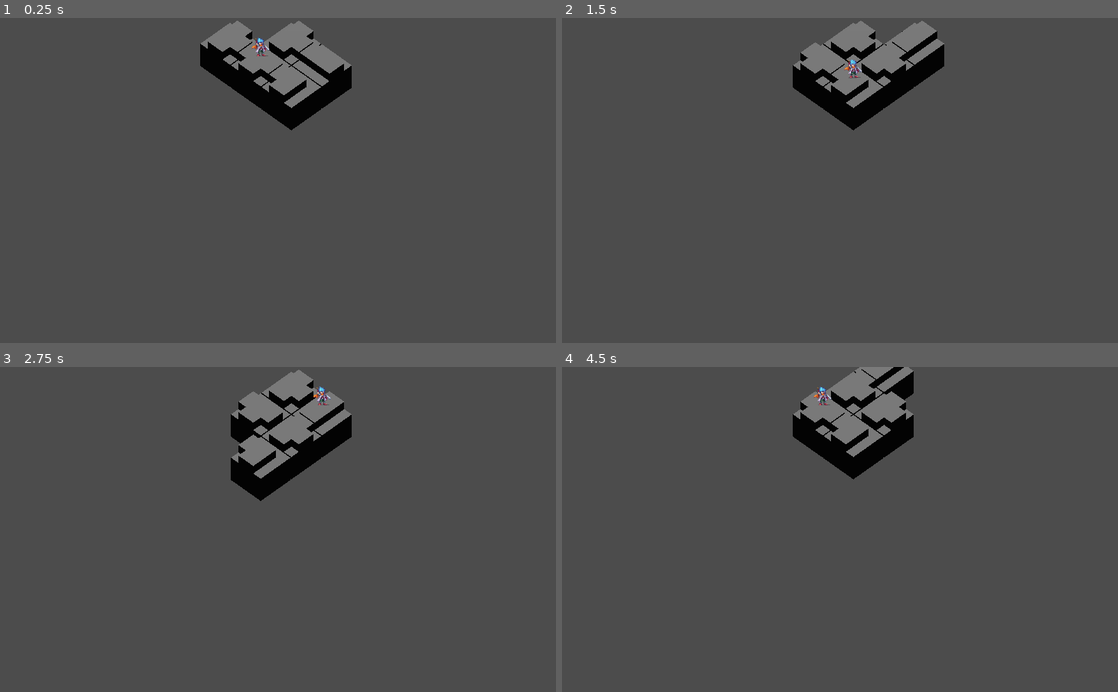
Above: before the commit, frames 1-4 (two rows, left to right).
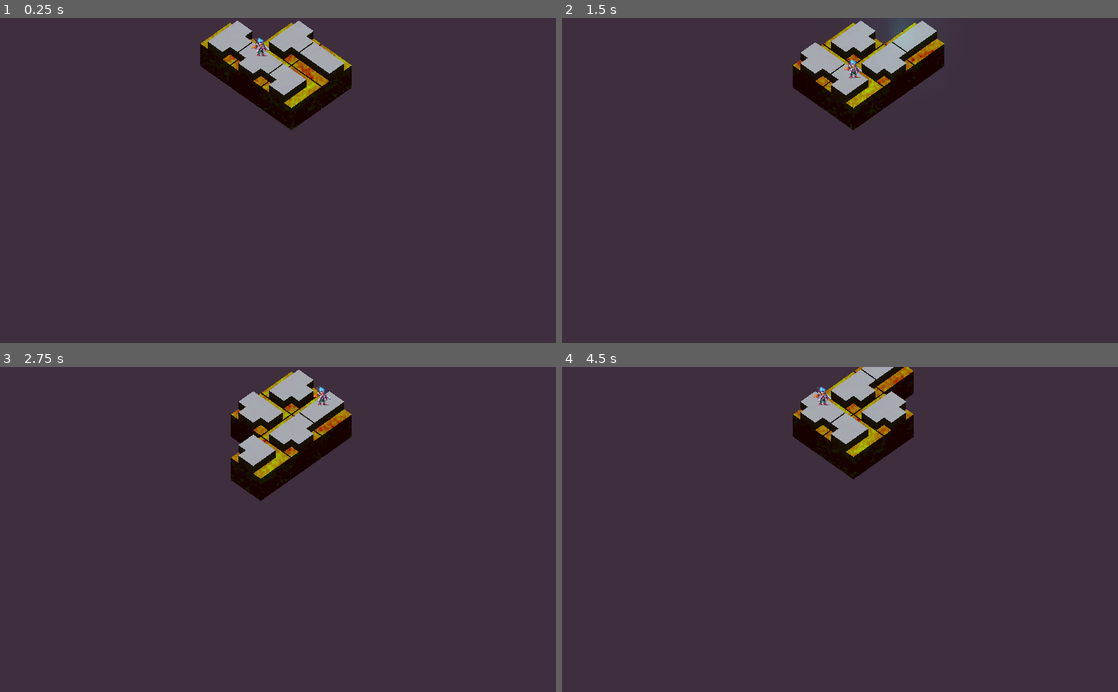
Above: after the commit, the same moments.

Repository: Maxic/magicmaze
Game: Godot game, scene res://main.tscn
Two runs of this game, one before a commit and one after it. Both use one fixed random seed, a clock stepped at 60 frames per second and the inputs below.
Inputs:
- Up to frame 1 (0.25 s): no input
- Up to frame 2 (1.5 s): hold Right (move_indicator_right) 0.53-1.28 s; tap Space (accept_indicator) at 0.6 s; tap Enter at 1.25 s; hold Left (move_indicator_left) from 1.28 s (still down); tap Up (turn_indicator_clockwise) at 1.35 s
- Up to frame 3 (2.75 s): tap Space (accept_indicator) at 2 s; release Left (move_indicator_left) at 2.03 s; hold Right (move_indicator_right) from 2.03 s (still down); tap Down (turn_indicator_counterclockwise) at 2.1 s
- Up to frame 4 (4.5 s): tap Space (accept_indicator) at 2.85 s; release Right (move_indicator_right) at 3.53 s; hold Left (move_indicator_left) from 3.53 s (still down); tap Up (turn_indicator_clockwise) at 3.6 s; tap Down (turn_indicator_counterclockwise) at 4.35 s

The runs differ from the first frame. In frame 1, 97% of the frame differs, in the area x 0-100%, y 0-100%; in frame 2, 97%; in frame 3, 97%; in frame 4, 97%.

Commit message:
shader lava added

Diff:
--- a/main.tscn
+++ b/main.tscn
@@ -1,6 +1,12 @@
 [gd_scene load_steps=2 format=2]
 
 [sub_resource type="Environment" id=1]
+background_mode = 1
+background_color = Color( 0.247059, 0.184314, 0.247059, 1 )
+ambient_light_color = Color( 0.0862745, 0.0745098, 0.027451, 1 )
+auto_exposure_scale = 0.3
+auto_exposure_max_luma = 1.0
+glow_enabled = true
 
 [node name="main" type="Spatial"]
 
--- a/shaders/height_shader.tres
+++ b/shaders/height_shader.tres
@@ -1,44 +1,90 @@
-[gd_resource type="VisualShader" load_steps=14 format=2]
-
-[sub_resource type="VisualShaderNodeScalarOp" id=9]
-default_input_values = [ 0, 0.0, 1, 0.2 ]
-
-[sub_resource type="OpenSimplexNoise" id=10]
-
-[sub_resource type="NoiseTexture" id=11]
+[gd_resource type="VisualShader" load_steps=27 format=2]
+
+[sub_resource type="VisualShaderNodeScalarOp" id=1]
+
+[sub_resource type="OpenSimplexNoise" id=2]
+
+[sub_resource type="NoiseTexture" id=3]
 seamless = true
-noise = SubResource( 10 )
-
-[sub_resource type="VisualShaderNodeTexture" id=12]
-texture = SubResource( 11 )
-
-[sub_resource type="VisualShaderNodeInput" id=13]
+noise = SubResource( 2 )
+
+[sub_resource type="VisualShaderNodeTexture" id=4]
+texture = SubResource( 3 )
+
+[sub_resource type="VisualShaderNodeInput" id=5]
 input_name = "time"
 
-[sub_resource type="VisualShaderNodeScalarFunc" id=14]
+[sub_resource type="VisualShaderNodeScalarFunc" id=6]
+output_port_for_preview = 0
 function = 0
 
-[sub_resource type="VisualShaderNodeVectorInterp" id=15]
-
-[sub_resource type="VisualShaderNodeInput" id=1]
+[sub_resource type="VisualShaderNodeInput" id=7]
+input_name = "uv"
+
+[sub_resource type="VisualShaderNodeInput" id=8]
+input_name = "time"
+
+[sub_resource type="VisualShaderNodeInput" id=9]
 input_name = "camera"
 
-[sub_resource type="VisualShaderNodeInput" id=2]
+[sub_resource type="VisualShaderNodeScalarFunc" id=10]
+function = 0
+
+[sub_resource type="VisualShaderNodeInput" id=11]
 input_name = "vertex"
 
-[sub_resource type="VisualShaderNodeTransformVecMult" id=3]
-
-[sub_resource type="VisualShaderNodeVectorDecompose" id=4]
-
-[sub_resource type="VisualShaderNodeColorConstant" id=5]
-
-[sub_resource type="VisualShaderNodeVectorInterp" id=7]
+[sub_resource type="VisualShaderNodeVectorOp" id=12]
+
+[sub_resource type="VisualShaderNodeScalarOp" id=13]
+default_input_values = [ 0, 0.0, 1, 0.25 ]
+operator = 2
+
+[sub_resource type="VisualShaderNodeVectorInterp" id=14]
+output_port_for_preview = 0
+
+[sub_resource type="VisualShaderNodeColorConstant" id=15]
+constant = Color( 1, 0.082283, 0, 1 )
+
+[sub_resource type="VisualShaderNodeInput" id=16]
+input_name = "vertex"
+
+[sub_resource type="VisualShaderNodeColorConstant" id=17]
+constant = Color( 1, 0.749354, 0, 1 )
+
+[sub_resource type="VisualShaderNodeScalarOp" id=18]
+default_input_values = [ 0, 0.0, 1, 4.0 ]
+operator = 2
+
+[sub_resource type="VisualShaderNodeVectorInterp" id=19]
+
+[sub_resource type="OpenSimplexNoise" id=20]
+octaves = 4
+period = 69.0
+lacunarity = 3.11
+
+[sub_resource type="NoiseTexture" id=21]
+seamless = true
+noise = SubResource( 20 )
+
+[sub_resource type="VisualShaderNodeTexture" id=22]
+texture = SubResource( 21 )
+
+[sub_resource type="VisualShaderNodeScalarOp" id=23]
+operator = 3
+
+[sub_resource type="VisualShaderNodeTransformVecMult" id=25]
+
+[sub_resource type="VisualShaderNodeVectorDecompose" id=26]
+
+[sub_resource type="VisualShaderNodeVectorInterp" id=27]
 output_port_for_preview = 0
 
 [resource]
 code = "shader_type spatial;
 render_mode specular_schlick_ggx;
 
+uniform sampler2D tex_frg_33;
+uniform sampler2D tex_frg_11;
 
 
 
@@ -48,14 +94,76 @@
 }
 
 void fragment() {
-// Color:6
-	vec3 n_out6p0 = vec3(1.000000, 1.000000, 1.000000);
-	float n_out6p1 = 1.000000;
+// Color:29
+	vec3 n_out29p0 = vec3(1.000000, 0.082283, 0.000000);
+	float n_out29p1 = 1.000000;
+
+// Color:30
+	vec3 n_out30p0 = vec3(1.000000, 0.749354, 0.000000);
+	float n_out30p1 = 1.000000;
+
+// Texture:33
+	vec4 tex_frg_33_read = texture(tex_frg_33, UV.xy);
+	vec3 n_out33p0 = tex_frg_33_read.rgb;
+	float n_out33p1 = tex_frg_33_read.a;
+
+// VectorMix:32
+	vec3 n_in32p0 = vec3(0.00000, 0.00000, 0.00000);
+	vec3 n_in32p1 = vec3(1.00000, 1.00000, 1.00000);
+	vec3 n_out32p0 = mix(n_in32p0, n_in32p1, n_out33p0);
+
+// Input:23
+	vec3 n_out23p0 = VERTEX;
+
+// Input:19
+	float n_out19p0 = TIME;
+
+// ScalarFunc:20
+	float n_out20p0 = sin(n_out19p0);
+
+// ScalarOp:25
+	float n_in25p1 = 0.25000;
+	float n_out25p0 = n_out20p0 * n_in25p1;
+
+// VectorOp:24
+	vec3 n_out24p0 = n_out23p0 + vec3(n_out25p0);
+
+// Texture:11
+	vec4 tex_frg_11_read = texture(tex_frg_11, n_out24p0.xy);
+	vec3 n_out11p0 = tex_frg_11_read.rgb;
+	float n_out11p1 = tex_frg_11_read.a;
+
+// ScalarOp:34
+	float n_out34p0 = dot(n_out32p0, vec3(0.333333, 0.333333, 0.333333)) / dot(n_out11p0, vec3(0.333333, 0.333333, 0.333333));
+
+// VectorMix:26
+	vec3 n_out26p0 = mix(n_out29p0, n_out30p0, vec3(n_out34p0));
+
+// Input:2
+	mat4 n_out2p0 = CAMERA_MATRIX;
+
+// Input:3
+	vec3 n_out3p0 = VERTEX;
+
+// TransformVectorMult:4
+	vec3 n_out4p0 = (n_out2p0 * vec4(n_out3p0, 1.0)).xyz;
+
+// VectorDecompose:5
+	float n_out5p0 = n_out4p0.x;
+	float n_out5p1 = n_out4p0.y;
+	float n_out5p2 = n_out4p0.z;
+
+// ScalarOp:10
+	float n_in10p1 = 0.00000;
+	float n_out10p0 = n_out5p1 + n_in10p1;
+
+// ScalarOp:31
+	float n_in31p1 = 4.00000;
+	float n_out31p0 = n_out10p0 * n_in31p1;
 
 // VectorMix:8
-	vec3 n_in8p0 = vec3(0.00000, 0.00000, 0.00000);
-	vec3 n_in8p2 = vec3(0.50000, 0.50000, 0.50000);
-	vec3 n_out8p0 = mix(n_in8p0, n_out6p0, n_in8p2);
+	vec3 n_in8p1 = vec3(1.00000, 1.00000, 1.00000);
+	vec3 n_out8p0 = mix(n_out26p0, n_in8p1, vec3(n_out31p0));
 
 // Output:0
 	ALBEDO = n_out8p0;
@@ -67,28 +175,50 @@
 
 }
 "
-graph_offset = Vector2( -138, -281.67 )
-nodes/fragment/0/position = Vector2( 1700, -140 )
-nodes/fragment/2/node = SubResource( 1 )
-nodes/fragment/2/position = Vector2( -540, 140 )
-nodes/fragment/3/node = SubResource( 2 )
-nodes/fragment/3/position = Vector2( -520, 400 )
-nodes/fragment/4/node = SubResource( 3 )
+graph_offset = Vector2( -396.75, -405 )
+nodes/fragment/0/position = Vector2( 2440, -140 )
+nodes/fragment/2/node = SubResource( 9 )
+nodes/fragment/2/position = Vector2( -540, 120 )
+nodes/fragment/3/node = SubResource( 16 )
+nodes/fragment/3/position = Vector2( -540, 280 )
+nodes/fragment/4/node = SubResource( 25 )
 nodes/fragment/4/position = Vector2( -180, 60 )
-nodes/fragment/5/node = SubResource( 4 )
-nodes/fragment/5/position = Vector2( 120, 340 )
-nodes/fragment/6/node = SubResource( 5 )
-nodes/fragment/6/position = Vector2( 320, 120 )
-nodes/fragment/8/node = SubResource( 7 )
-nodes/fragment/8/position = Vector2( 1240, -180 )
-nodes/fragment/10/node = SubResource( 9 )
-nodes/fragment/10/position = Vector2( 580, 500 )
-nodes/fragment/11/node = SubResource( 12 )
-nodes/fragment/11/position = Vector2( 160, -480 )
-nodes/fragment/12/node = SubResource( 13 )
+nodes/fragment/5/node = SubResource( 26 )
+nodes/fragment/5/position = Vector2( 320, 80 )
+nodes/fragment/8/node = SubResource( 27 )
+nodes/fragment/8/position = Vector2( 2060, -160 )
+nodes/fragment/10/node = SubResource( 1 )
+nodes/fragment/10/position = Vector2( 860, 40 )
+nodes/fragment/11/node = SubResource( 4 )
+nodes/fragment/11/position = Vector2( 40, -480 )
+nodes/fragment/12/node = SubResource( 5 )
 nodes/fragment/12/position = Vector2( 20, 760 )
-nodes/fragment/13/node = SubResource( 14 )
-nodes/fragment/13/position = Vector2( 420, 760 )
-nodes/fragment/14/node = SubResource( 15 )
-nodes/fragment/14/position = Vector2( 680, -380 )
-nodes/fragment/connections = PoolIntArray( 2, 0, 4, 0, 3, 0, 4, 1, 4, 0, 5, 0, 6, 0, 8, 1, 8, 0, 0, 0, 2, 0, 4, 0, 3, 0, 4, 1, 4, 0, 5, 0, 6, 0, 8, 1, 8, 0, 0, 0, 5, 1, 10, 0, 12, 0, 13, 0 )
+nodes/fragment/13/node = SubResource( 6 )
+nodes/fragment/13/position = Vector2( 440, 740 )
+nodes/fragment/17/node = SubResource( 7 )
+nodes/fragment/17/position = Vector2( 1020, 940 )
+nodes/fragment/19/node = SubResource( 8 )
+nodes/fragment/19/position = Vector2( -1420, -200 )
+nodes/fragment/20/node = SubResource( 10 )
+nodes/fragment/20/position = Vector2( -1080, -200 )
+nodes/fragment/23/node = SubResource( 11 )
+nodes/fragment/23/position = Vector2( -1140, -440 )
+nodes/fragment/24/node = SubResource( 12 )
+nodes/fragment/24/position = Vector2( -440, -500 )
+nodes/fragment/25/node = SubResource( 13 )
+nodes/fragment/25/position = Vector2( -620, -160 )
+nodes/fragment/26/node = SubResource( 14 )
+nodes/fragment/26/position = Vector2( 1220, -440 )
+nodes/fragment/29/node = SubResource( 15 )
+nodes/fragment/29/position = Vector2( 1080, -660 )
+nodes/fragment/30/node = SubResource( 17 )
+nodes/fragment/30/position = Vector2( 760, -660 )
+nodes/fragment/31/node = SubResource( 18 )
+nodes/fragment/31/position = Vector2( 1460, 60 )
+nodes/fragment/32/node = SubResource( 19 )
+nodes/fragment/32/position = Vector2( -20, -780 )
+nodes/fragment/33/node = SubResource( 22 )
+nodes/fragment/33/position = Vector2( -520, -1000 )
+nodes/fragment/34/node = SubResource( 23 )
+nodes/fragment/34/position = Vector2( 700, -440 )
+nodes/fragment/connections = PoolIntArray( 3, 0, 4, 1, 4, 0, 5, 0, 8, 0, 0, 0, 3, 0, 4, 1, 4, 0, 5, 0, 8, 0, 0, 0, 5, 1, 10, 0, 12, 0, 13, 0, 19, 0, 20, 0, 24, 0, 11, 0, 20, 0, 25, 0, 25, 0, 24, 1, 2, 0, 4, 0, 29, 0, 26, 0, 30, 0, 26, 1, 26, 0, 8, 0, 10, 0, 31, 0, 31, 0, 8, 2, 33, 0, 32, 2, 11, 0, 34, 1, 34, 0, 26, 2, 32, 0, 34, 0, 23, 0, 24, 0 )
